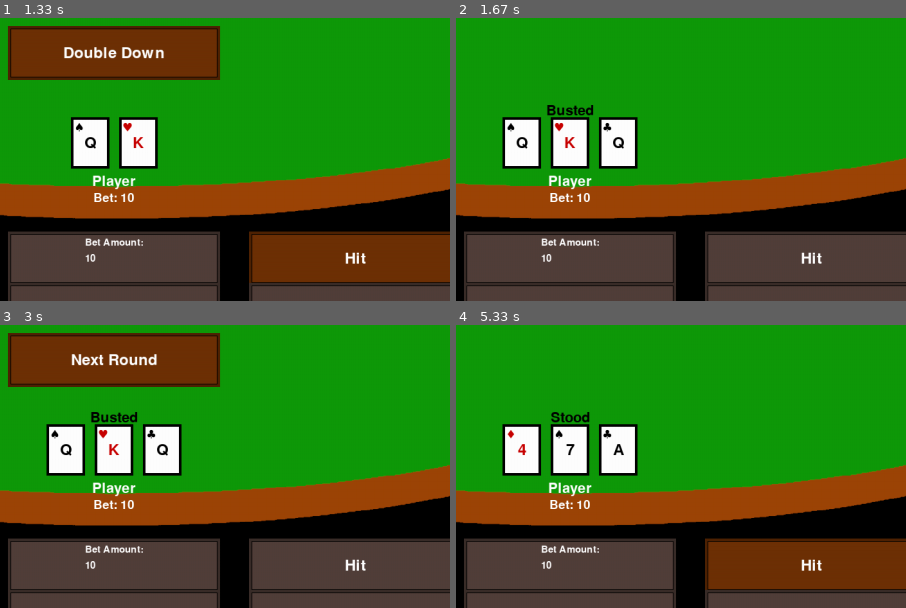
Above: before the commit, frames 1-4 (two rows, left to right).
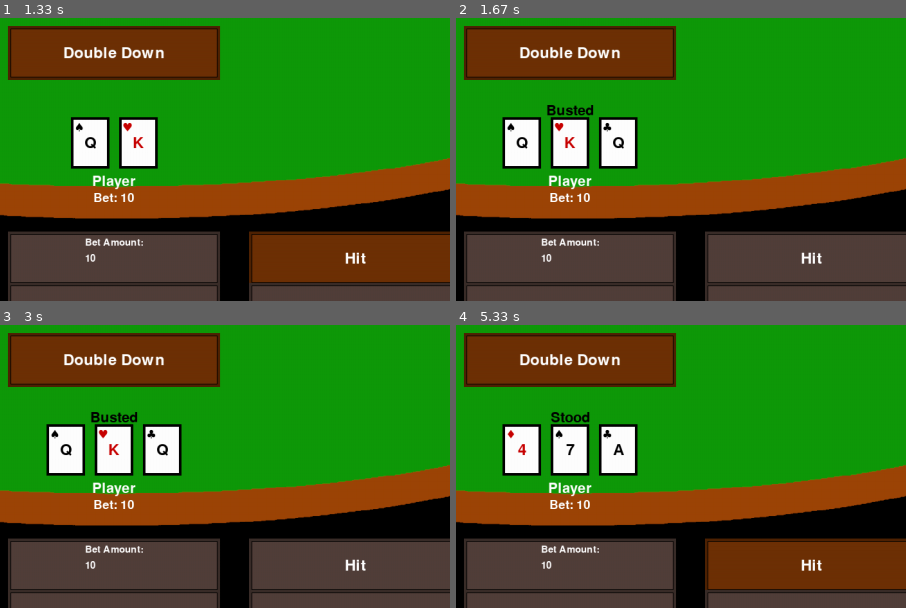
Above: after the commit, the same moments.

Repository: CDonners/None-Exam-Assessment-2026-AQA
Game: pygame game, started from bankrollBust/main.py
Two runs of this game, one before a commit and one after it. Both use one fixed random seed, a clock stepped at 60 frames per second and the inputs below.
Inputs (mouse positions are % of the whole screen's width and height, from its top left):
- Up to frame 1 (1.33 s): press the mouse at (50, 32) at 0.37 s; move the mouse to (51, 56) at 0.47 s; release the mouse at (53, 79) at 0.6 s; click "Start Game" at 0.78 s; click "Confirm Bet" at 1.08 s
- Up to frame 2 (1.67 s): press the mouse at (77, 85) at 1.4 s; move the mouse to (46, 62) at 1.5 s; release the mouse at (16, 39) at 1.63 s
- Up to frame 3 (3 s): no input
- Up to frame 4 (5.33 s): click (40, 45) at 3.25 s; press the mouse at (50, 85) at 3.57 s; move the mouse to (32, 85) at 3.67 s; release the mouse at (15, 85) at 3.8 s; click (30, 65) at 3.92 s; press the mouse at (50, 94) at 4.57 s; move the mouse to (49, 81) at 4.67 s; release the mouse at (49, 67) at 4.8 s; click "Hit" at 4.92 s; press the mouse at (23, 85) at 5.23 s
The pictures show only the part of the screen within x 37-87%, y 43-93%; the shares and areas given below are measured in that part.

Frame 1 is identical in both runs. In frame 2, 9.0% of the frame differs, in the area x 1-49%, y 2-22%; in frame 3, 0.6%; in frame 4, 9.0%.

Commit message:
Fixed natural blackjack

Diff:
--- a/bankrollBust/deckLogic.py
+++ b/bankrollBust/deckLogic.py
@@ -64,7 +64,6 @@
             for suit in suits:
                 for value in values:
                     deck.append(cards(value[0], suit, value[1])) # Create object for the individual card
-            #deck = deck*noOfDecks # Combines multiple decks together
         return deck # Returns finalised deck
 
     def shuffle(self):
--- a/bankrollBust/gameLogic.py
+++ b/bankrollBust/gameLogic.py
@@ -214,7 +214,6 @@
         self.startingBux = startingBux
         # Game setup variables
         self.screen = screen
-        self.debugMode = debugMode
         self.gameSetup = setupGame(startingBux, noOfNPCs)
         self.players = self.gameSetup.players
         self.playerSeats = self.getPlayerSeats()
@@ -229,9 +228,19 @@
         self.currentPlayer = self.players[0]
         self.playerIndex = 0
         self.bustPlayers = 0 # Integer to count how many players went bust
-
-    def givePresetCards(self):
-        pass
+        # --- DEBUGGING PRUPOSES --- #
+        self.debugMode = debugMode
+        self.presetCards = self.getPresetCards()
+        # -------------------------- #
+
+    # --- DEBUGGING PURPOSES --- #
+    def getPresetCards(self):
+        # Faces: "A", "2", "3", "4", "5", "6", "7", "8", "9", "10", "J", "Q", "K"
+        return {
+                "dealer": [],
+                "player": ["K", "A"]
+                }
+    # -------------------------- #
 
     def initialDeal(self):
         for i in range(2): # Deal 2 cards to players from left to right
@@ -262,9 +271,13 @@
         return False
 
     def progressTurn(self):
-        if len(self.currentPlayer.hands) - 1 == self.currentPlayer.handIndex: # Player has no more hands to play
-            if len(self.players) - 1 != self.playerIndex: # Avoid going out of range
+        # If the current hand index is the last hand
+        if self.currentPlayer.handIndex == len(self.currentPlayer.hands) - 1:
+            # If the current index is less than the last index, increase it
+            if self.playerIndex < len(self.players) - 1:
                 self.playerIndex += 1
+            self.currentPlayer = self.players[self.playerIndex]  # always update currentPlayer
+        # Move to the next hand
         else:
             self.currentPlayer.handIndex += 1
 
--- a/bankrollBust/main.py
+++ b/bankrollBust/main.py
@@ -219,8 +219,8 @@
             elif game.currentPlayer.isDealer:
                 game.gameState.bettingPhase = False
                 game.gameState.roundStarted = True
+                game.playerIndex = 0
                 game.initialDeal() # Do the initial Deal
-                game.playerIndex = 0
             # NPC's betting turn
             else:
                 gameAct += 1
@@ -287,12 +287,14 @@
             if event.type == pygame.QUIT: # If the user presses the X button, quit game
                 quit()
             elif event.type == pygame.KEYDOWN:
+                # --- DEBUGGING PURPOSES --- #
                 if event.key == pygame.K_F10:
                     debugMode = True if not debugMode else False # Toggle debug mode
                     if debugMode:
-                        pygame.display.set_caption("Bankroll Bust -- DEBUG")
+                        pygame.display.set_caption("Bankroll Bust -- DEBUGGING")
                     else:
                         pygame.display.set_caption("Bankroll Bust")
+                # -------------------------- #
             screen.blit(miniWindowImage, miniWindowRect) # Draws the mini window onto the screen
             noOfDecks = noOfDecksSlider.getValue(event) # Get the value from the slider -- See buttonUtils.py
             difficulty = difficultySlider.getValue(event) # Get the value from the slider -- See buttonUtils.py
--- a/bankrollBust/players.py
+++ b/bankrollBust/players.py
@@ -39,12 +39,46 @@
         deck = game.deckInstance
         if len(self.hands) > self.handIndex:
             currentHand = self.hands[self.handIndex]
-            card = deck.getCard()
+            if not game.debugMode:
+                card = deck.getCard()
+            # --- DEBUGGING PURPOSES --- #
+            else:
+                card = self.dealPresetCard(deck, game)
+            # -------------------------- #
+            # Set the card to visible if it should be
             if visible:
                 card.setVisible()
             currentHand.addCard(card)
             self.checkBusted(game)
             self.checkBlackjack(game)
+
+    # --- DEBUGGING PURPOSES --- #
+    # Deal card method for debugging - Dealing preset cards
+    def dealPresetCard(self, deck, game):
+        # Get the key of preset cards
+        key = None
+        if self.isDealer:
+            key = "dealer"
+        elif self.isPlayer:
+            key = "player"
+        else:
+            key = game.players.index(self)
+        # Get the face of the card to be dealt
+        if key in game.presetCards and game.presetCards[key]:
+            face = game.presetCards[key].pop(0)
+            # Find the first instance of the preset card in the deck
+            for i, c in enumerate(deck.deck):
+                if c.face == face:
+                    card = deck.deck.pop(i)
+                    break
+            # Incase card isn't in deck
+            else:
+                card = deck.getCard()
+        # Incase key doesn't exist or list is empty
+        else:
+            card = deck.getCard()
+        return card
+    # -------------------------- #
 
     def splitHand(self):
         currentHand = self.hands[self.handIndex] # Hand that is being split
@@ -77,10 +111,9 @@
         self.getHandValue() # Ensure hand value up to date
         currentHand = self.hands[self.handIndex]
         if currentHand.handValue == 21: # Player has blackjack
+            if len(self.hands) == 1 and len(currentHand.cards) == 2: # Player has natural blackjack
+                currentHand.naturalBlackjack = True
             self.stand(game)
-            if len(self.hands) == 1 and len(currentHand.cards) == 2: # Player has natural blackjack
-                print("Hand has natural blackjack")
-                currentHand.naturalBlackjack = True
 
     def canSplit(self):
         currentHand = self.hands[self.handIndex].cards
